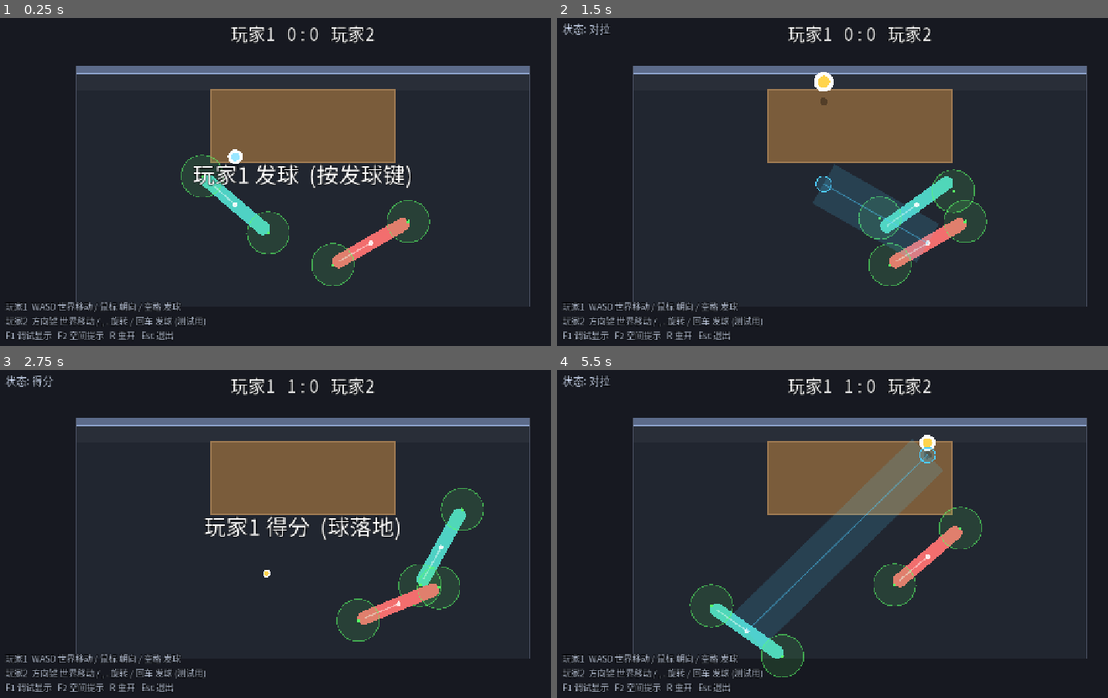
Above: before the commit, frames 1-4 (two rows, left to right).
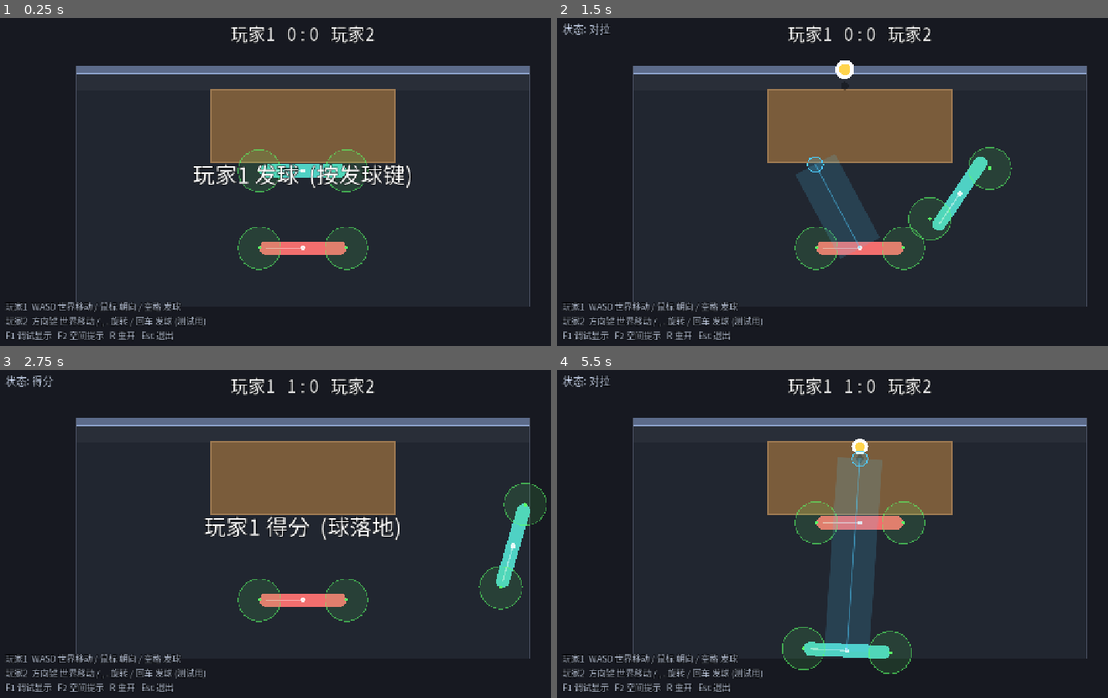
Above: after the commit, the same moments.

Repository: shuperidou/BMA-Arena
Game: Godot game, scene res://scenes/Main.tscn
Same seed, same stepped clock (60 frames per second), same inputs: the game is played once before the commit and once after it.
Inputs (mouse positions are in pixels of both pictures, inside the frame that each line leads up to):
- Up to frame 1 (0.25 s): no input
- Up to frame 2 (1.5 s): tap Enter at 0.5 s; move the mouse to (997, 168) at 0.52 s; hold D 0.53-1.25 s; tap 1 at 0.6 s; click (997, 168) at 0.67 s; tap Space at 0.77 s; drag from (738, 204) to (826, 254) at 1.27 s
- Up to frame 3 (2.75 s): move the mouse to (363, 461) at 2.02 s; hold D from 2.03 s (still down); tap Enter at 2.1 s; tap 1 at 2.3 s
- Up to frame 4 (5.5 s): release D at 2.75 s; drag from (826, 606) to (672, 484) at 2.77 s; move the mouse to (1047, 589) at 3.52 s; hold A 3.53-4.25 s; tap 1 at 3.6, 5.3 s; tap Space at 3.77 s; drag from (672, 484) to (766, 452) at 4.27 s; move the mouse to (893, 537) at 5.02 s; hold S from 5.03 s (still down); tap Enter at 5.1 s; click (893, 537) at 5.17 s

The runs differ from the first frame. In frame 1, 5.5% of the frame differs, in the area x 32-79%, y 40-82%; in frame 2, 8.0%; in frame 3, 6.8%; in frame 4, 14%, in the area x 23-78%, y 19-94%.

Commit message:
serve: launch from player position along facing (ball hidden before serve); add F1+1 solo debug mode (hide P2, self-rally)

Diff:
--- /dev/null
+++ b/scenes/SoloTest.tscn
@@ -0,0 +1,6 @@
+[gd_scene load_steps=2 format=3]
+
+[ext_resource type="Script" path="res://scripts/tools/solo_test.gd" id="1_solo"]
+
+[node name="SoloTest" type="Node"]
+script = ExtResource("1_solo")
--- a/scripts/ball/ball.gd
+++ b/scripts/ball/ball.gd
@@ -166,6 +166,9 @@
 		GameConfig.min_visual_scale, GameConfig.max_visual_scale)
 
 func _draw() -> void:
+	# 发球前 (HELD/INACTIVE) 不显示；球死(DEAD)也不显示
+	if state != GameTypes.BallState.LIVE:
+		return
 	# 影子：固定在 XY 位置，大小固定 (不随高度缩放)
 	var sh: float = radius * GameConfig.shadow_scale
 	draw_circle(Vector2.ZERO, sh, Color(0, 0, 0, 0.32))
--- a/scripts/core/main.gd
+++ b/scripts/core/main.gd
@@ -72,5 +72,21 @@
 			GameConfig.show_hints = not GameConfig.show_hints
 		KEY_R:
 			match_ref.restart()
+		KEY_1:
+			# 调试：F1 打开调试后，按 1 切换"玩家2 消失"的单人模式
+			if debug_layer.enabled:
+				_toggle_solo()
 		KEY_ESCAPE:
 			get_tree().quit()
+
+func _toggle_solo() -> void:
+	var on: bool = not match_ref.solo_mode
+	match_ref.set_solo(on)
+	var p2: PlayerController = players[1]
+	p2.visible = not on
+	p2.set_physics_process(not on)
+	p2.freeze = on
+	p2.collision_layer = 0 if on else 1
+	p2.collision_mask = 0 if on else 3
+	EventBus.notify("Solo 调试: %s" % ("开 (玩家2 消失, 自己发接)" if on else "关"), 2.0)
+	match_ref.restart()
--- a/scripts/match/match.gd
+++ b/scripts/match/match.gd
@@ -21,6 +21,7 @@
 var server_index: int = 1
 var last_hitter: PlayerController = null
 var expected_receiver: PlayerController = null
+var solo_mode: bool = false  ## 调试：玩家2 消失，玩家1 自己发球自己接
 
 var _timer: float = 0.0
 var _serve_latch: bool = false
@@ -54,6 +55,10 @@
 
 func restart() -> void:
 	start_match()
+
+func set_solo(v: bool) -> void:
+	solo_mode = v
+	server_index = 1
 
 func _physics_process(dt: float) -> void:
 	_update_block()
@@ -87,7 +92,8 @@
 	ball.z = GameConfig.table_z
 	ball.vz = 0.0
 	ball.vel = Vector2.ZERO
-	ball.global_position = _serve_spot()
+	# 球贴在发球方身上 (发球前不可见，见 Ball._draw)
+	ball.global_position = players[server_index - 1].global_position
 	block_system.active = false
 	block_system.state = GameTypes.Interference.NONE
 	EventBus.match_state_changed.emit(state)
@@ -107,9 +113,11 @@
 		_serve_latch = pressed
 
 func _do_serve(server: PlayerController) -> void:
-	ball.global_position = _serve_spot()
+	# 从发球方所在位置、沿其朝向发出 (前方 = 局部 +x)
+	var facing: Vector2 = Vector2.RIGHT.rotated(server.rotation)
+	ball.global_position = server.global_position
 	ball.z = GameConfig.table_z
-	ball.launch_velocity(Vector2(0.0, -GameConfig.ball_hit_speed), GameConfig.ball_hit_vz)
+	ball.launch_velocity(facing * GameConfig.ball_hit_speed, GameConfig.ball_hit_vz)
 	ball.last_hitter = server
 	last_hitter = server
 	expected_receiver = _other(server)
@@ -118,19 +126,15 @@
 	EventBus.match_state_changed.emit(state)
 	state_changed.emit(state)
 
-func _serve_spot() -> Vector2:
-	var server: PlayerController = players[server_index - 1]
+func _reset_positions() -> void:
+	if solo_mode:
+		return  # 单人调试：不重置位置，玩家自由走动
 	var tr := GameConfig.table_rect()
-	var x: float = clampf(server.global_position.x, tr.position.x + 40.0, tr.end.x - 40.0)
-	return Vector2(x, tr.end.y + GameConfig.ball_radius + 2.0)
-
-func _reset_positions() -> void:
-	var sign: float = -1.0 if server_index == 1 else 1.0
 	var server: PlayerController = players[server_index - 1]
 	var receiver: PlayerController = _other(server)
-	var sp := Vector2(sign * 140.0, 60.0)
-	var rp := Vector2(-sign * 140.0, 140.0)
-	# 初始朝向 = 面向桌中心 (之后完全交给物理，不再主动旋转)
+	# 发球方站在桌子近边、面向桌中心 (这样沿朝向发球能落桌)
+	var sp := Vector2(0.0, tr.end.y + 18.0)
+	var rp := Vector2(0.0, tr.end.y + 178.0)
 	server.reset_to(sp, (GameConfig.table_center - sp).angle())
 	receiver.reset_to(rp, (GameConfig.table_center - rp).angle())
 
@@ -181,6 +185,16 @@
 	return receiver_index
 
 func _award_point(winner_index: int, reason: int) -> void:
+	if solo_mode:
+		# 单人调试：不计分，球死后重发
+		EventBus.notify("球死  (%s)" % _reason_text(reason), GameConfig.point_pause)
+		state = GameTypes.MatchState.POINT_PAUSE
+		_timer = GameConfig.point_pause
+		block_system.active = false
+		ball.state = GameTypes.BallState.INACTIVE
+		EventBus.match_state_changed.emit(state)
+		state_changed.emit(state)
+		return
 	scores[winner_index] += 1
 	EventBus.score_changed.emit(scores)
 	EventBus.notify("玩家%d 得分  (%s)" % [winner_index, _reason_text(reason)], GameConfig.point_pause)
@@ -205,7 +219,7 @@
 #  阻挡
 # ------------------------------------------------------------
 func _update_block() -> void:
-	if state != GameTypes.MatchState.RALLY or expected_receiver == null:
+	if solo_mode or state != GameTypes.MatchState.RALLY or expected_receiver == null:
 		block_system.active = false
 		_set_block_state(GameTypes.Interference.NONE)
 		return
@@ -248,6 +262,8 @@
 #  工具
 # ------------------------------------------------------------
 func _other(p: PlayerController) -> PlayerController:
+	if solo_mode:
+		return p  # 自己发球自己接
 	return players[1] if p == players[0] else players[0]
 
 func _now() -> float:
--- a/scripts/tools/rally_test.gd
+++ b/scripts/tools/rally_test.gd
@@ -33,6 +33,11 @@
 	match_ref.state_changed.connect(func(s: int) -> void:
 		events.append("--- STATE=%d score=%s" % [s, str(match_ref.scores)]))
 
+	# 发球现在从发球方位置、沿其朝向发出；把发球方摆在桌近边、朝向桌中心
+	players[0].global_position = Vector2(0.0, -10.0)
+	players[0].rotation = -PI / 2.0
+	players[0].linear_velocity = Vector2.ZERO
+	players[0].angular_velocity = 0.0
 	match_ref._do_serve(players[0])
 	print("TEST serve fired. ball vel=", ball.vel, " vz=", ball.vz)
 
--- /dev/null
+++ b/scripts/tools/solo_test.gd
@@ -0,0 +1,50 @@
+extends Node
+## 单人调试模式冒烟测试：玩家2 消失，玩家1 自己发球自己接。
+## 运行: godot --headless --path <project> res://scenes/SoloTest.tscn
+
+var main_node: Node
+var match_ref: Match
+var ball: Ball
+var p1: PlayerController
+var events: Array[String] = []
+var t: float = 0.0
+
+func _ready() -> void:
+	main_node = preload("res://scenes/Main.tscn").instantiate()
+	add_child(main_node)
+	await get_tree().process_frame
+	match_ref = main_node.match_ref
+	ball = main_node.ball
+	p1 = main_node.players[0]
+	p1.input_scheme = null  # 测试里手动摆位
+
+	# 开启单人模式 (等价于 F1 后按 1)
+	main_node._toggle_solo()
+	p1.global_position = Vector2(0.0, -10.0)
+	p1.rotation = -PI / 2.0
+	p1.linear_velocity = Vector2.ZERO
+	p1.angular_velocity = 0.0
+
+	ball.table_bounced.connect(func(i: int) -> void: events.append("T%d" % i))
+	ball.wall_bounced.connect(func() -> void: events.append("W"))
+	p1.ball_touched.connect(func(pl: PlayerController, _hp: HitPoint) -> void: events.append("HIT"))
+	ball.died.connect(func(r: int) -> void:
+		events.append("DIE%d@%.0f" % [r, ball.global_position.y]))
+
+	match_ref._do_serve(p1)
+
+func _physics_process(delta: float) -> void:
+	t += delta
+	if match_ref == null or ball == null:
+		return
+	if t < 4.0 and ball.state == GameTypes.BallState.LIVE and ball.returnable:
+		p1.global_position = ball.global_position + Vector2(0.0, GameConfig.player_half_length)
+		p1.rotation = 0.0
+		p1.linear_velocity = Vector2.ZERO
+		p1.angular_velocity = 0.0
+	if t > 5.0:
+		var p2: PlayerController = match_ref.players[1]
+		print("SOLO events=", events)
+		print("SOLO p2.visible=", p2.visible, " frozen=", p2.freeze, " layer=", p2.collision_layer)
+		print("SOLO score=", match_ref.scores, " solo=", match_ref.solo_mode)
+		get_tree().quit()
Not shown, added: scripts/tools/solo_test.gd.uid
Not shown, changed: AGENTS.md
Not shown, changed: README.md
